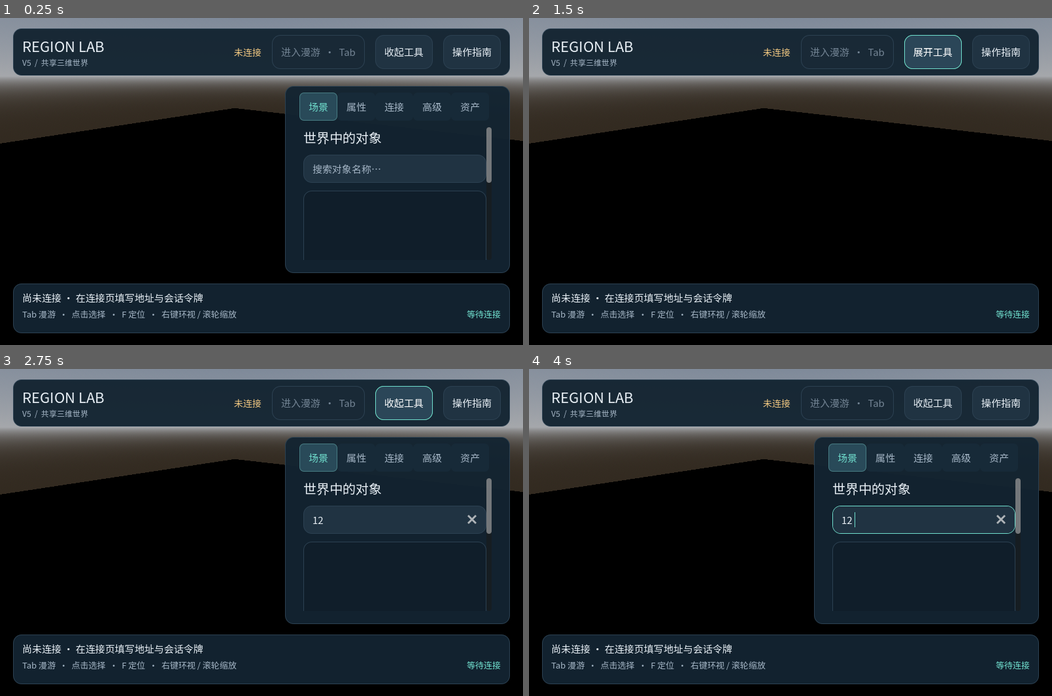
Above: before the commit, frames 1-4 (two rows, left to right).
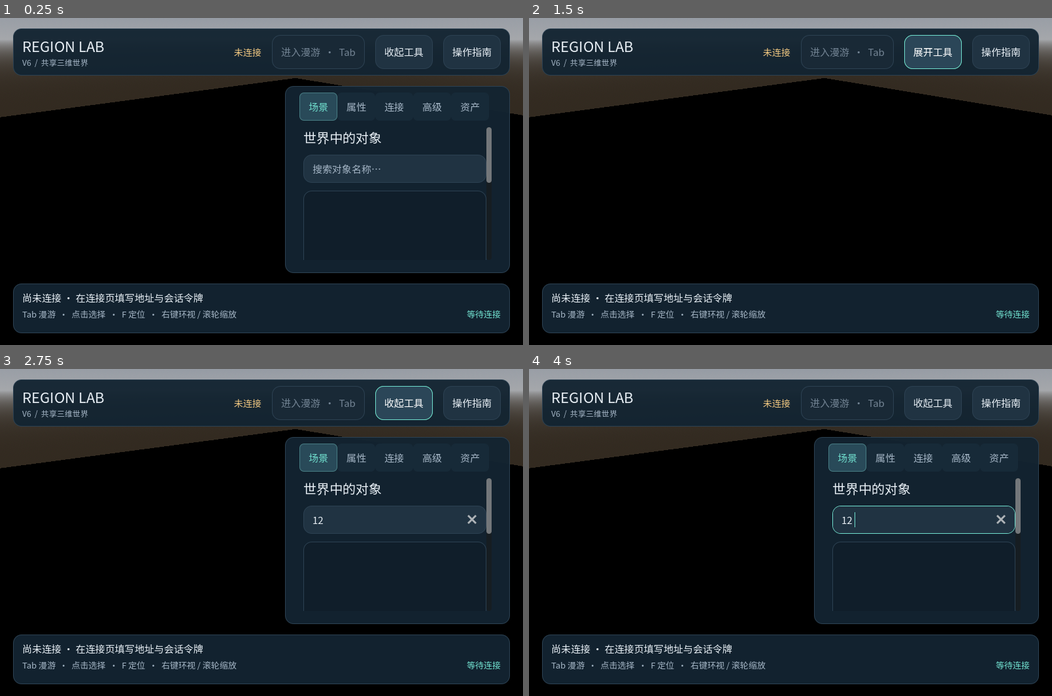
Above: after the commit, the same moments.

Repository: StarryLiu1122/OpenSim
Game: Godot game, scene res://network/client.tscn
The game is run twice, just before and just after one commit, with the same random seed, the same clock (stepped at 60 frames per second) and the same inputs. This scene is started directly instead of the project's main scene.
Inputs (mouse positions are in pixels of both pictures, inside the frame that each line leads up to):
- Up to frame 1 (0.25 s): no input
- Up to frame 2 (1.5 s): click (926, 168) at 0.52 s; type "12" at 0.6 s; click "收起工具" at 1.25 s
- Up to frame 3 (2.75 s): click "展开工具" at 2 s
- Up to frame 4 (4 s): click "操作指南" at 2.75 s; tap Enter at 3.5 s; move the mouse to (905, 516) at 3.52 s; hold D from 3.53 s (still down); tap Shift at 3.6 s; click (905, 516) at 3.67 s; tap Space at 3.77 s

The runs differ from the first frame. In frame 1, 9.2% of the frame differs, in the area x 0-100%, y 2-39%; in frame 2, 14%; in frame 3, 9.2%; in frame 4, 9.2%.

Commit message:
Add local OAR scene preview workflow for V6

Diff:
--- a/prototype/godot/network/client.gd
+++ b/prototype/godot/network/client.gd
@@ -58,6 +58,7 @@
 var draft_request := ""
 var draft_source: Dictionary = {}
 var overview_target := Vector3(124, 2, -139)
+var overview_spawn: Array = [124.0, 139.0, 2.0]
 var orbiting := false
 var created_requests: Dictionary = {}
 var pending_selection := ""
@@ -189,7 +190,10 @@
 		var error := Schema.validate(world)
 		if not error.is_empty(): last_message = error; interactive = false; return
 	var validated := Time.get_ticks_msec()
-	if not built: view.rebuild(world); built = true
+	if not built:
+		overview_spawn = world.region.spawn.duplicate()
+		if not walking: _overview()
+		view.rebuild(world); built = true
 	else: view.sync_terrain(world.terrain, world.region.size); view.sync_objects(world.objects, world.groups, world.assets)
 	var projected := Time.get_ticks_msec()
 	environment.sync(world.environment)
@@ -366,8 +370,9 @@
 	if ui.root != null: ui.layout()
 
 func _overview() -> void:
-	overview_target = Vector3(124, 2, -139)
-	camera.position = Vector3(155, 27, -99); camera.look_at(overview_target)
+	overview_target = View.to_engine(overview_spawn) - Vector3(0, 1.5, 0)
+	camera.position = overview_target + Vector3(-26, 28, 33)
+	camera.look_at(overview_target)
 
 func _input(event: InputEvent) -> void:
 	if ui.delete_dialog.visible: return
@@ -510,6 +515,8 @@
 		"stop_walk": _stop_walk()
 		"screenshot":
 			if not test_directory.is_empty(): _screenshot(test_directory.path_join("client.png"))
+		"dismiss_help":
+			if not test_directory.is_empty(): ui.help_open = false; ui.layout()
 		"drop_delta":
 			if not test_directory.is_empty(): connection.test_drop_delta = true
 		"duplicate_delta":
--- a/prototype/godot/network/workspace_ui.gd
+++ b/prototype/godot/network/workspace_ui.gd
@@ -11,6 +11,7 @@
 var footer: PanelContainer
 var tabs: TabContainer
 var badge: Label
+var region_label: Label
 var summary: Label
 var hint: Label
 var selection_title: Label
@@ -129,7 +130,7 @@
 	var top := HBoxContainer.new(); top.add_theme_constant_override("separation", 16); header.add_child(top)
 	var brand := column(top, 0)
 	label(brand, "REGION LAB", 22)
-	label(brand, "V5  /  共享三维世界", 12, MUTED)
+	region_label = label(brand, "V6  /  共享三维世界", 12, MUTED)
 	badge = label(top, "未连接", 14, ACCENT)
 	walk_button = button(top, "进入漫游  ·  Tab", app._walk, true)
 	tools_button = button(top, "工具面板", func(): tools_open = not tools_open; layout())
@@ -265,8 +266,10 @@
 
 func update() -> void:
 	var online: bool = app.connection.online()
+	var state: Dictionary = app.connection.local.snapshot()
+	region_label.text = "V6  /  " + str(state.get("meta", {}).get("region", {}).get("name", "共享三维世界")) if online else "V6  /  共享三维世界"
 	var editable: bool = app.interactive and app.connection.welcome.get("role", "") != "observer"
-	var objects: Dictionary = app.connection.local.snapshot().get("objects", {})
+	var objects: Dictionary = state.get("objects", {})
 	var item: Dictionary = objects.get(app.selected, {})
 	var chosen := not item.is_empty()
 	var pending: bool = not app.connection.pending.is_empty()
Not shown, added: prototype/docs/oar-preview-import.md
Not shown, added: prototype/tools/Build-OarPreview.py
